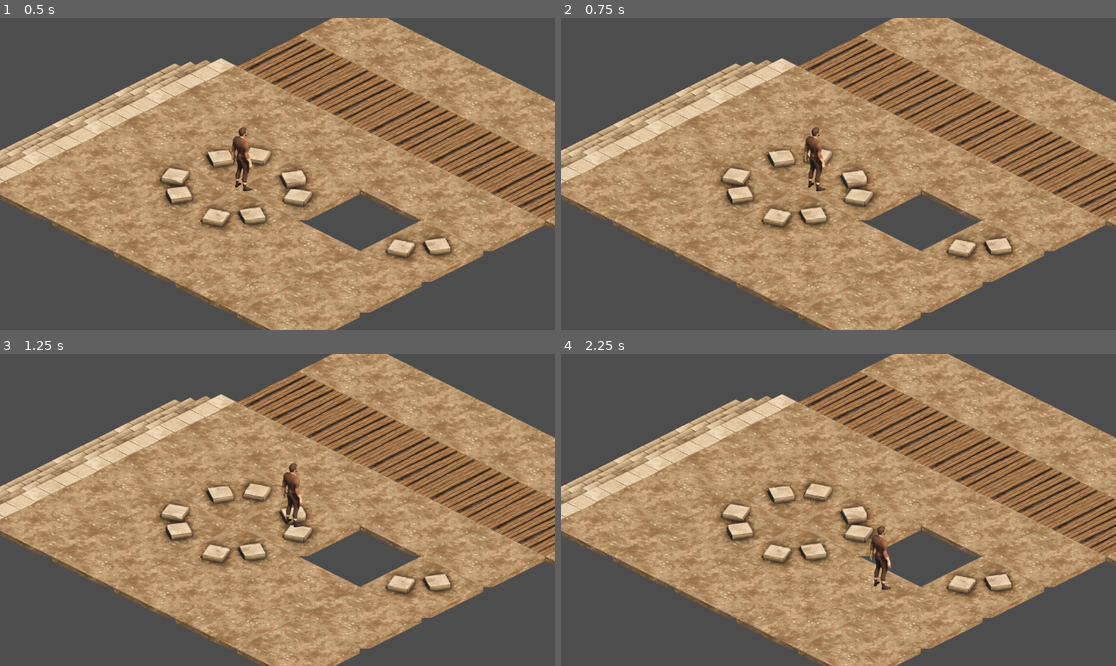
Above: before the commit, frames 1-4 (two rows, left to right).
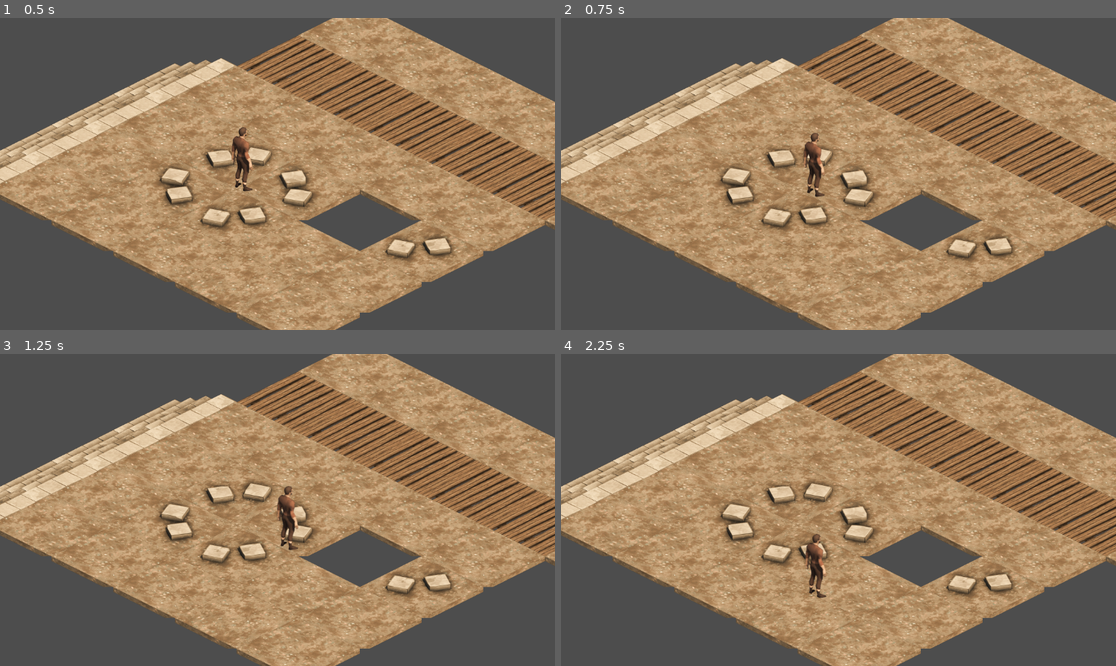
Above: after the commit, the same moments.

Repository: marcell-toing/LOOTERGAME-W
Game: Godot game, scene res://main.tscn
The game is run twice, just before and just after one commit, with the same random seed, the same clock (stepped at 60 frames per second) and the same inputs.
Inputs:
- Up to frame 1 (0.5 s): no input
- Up to frame 2 (0.75 s): tap Enter at 0.5 s; hold D (move_right) from 0.53 s (still down)
- Up to frame 3 (1.25 s): keep holding D (move_right)
- Up to frame 4 (2.25 s): release D (move_right) at 1.28 s; hold S (move_down) 1.28-2.03 s; hold D (move_right) from 2.03 s (still down)

Frame 1 is identical in both runs. In frame 2, 0.4% of the frame differs, in the area x 43-48%, y 34-58%; in frame 3, 0.7%; in frame 4, 0.9%, in the area x 44-60%, y 55-79%.

Commit message:
Made movement isometric

Diff:
--- a/CURRENT-META/Player/Player_0.gd
+++ b/CURRENT-META/Player/Player_0.gd
@@ -10,28 +10,23 @@
 
 
 var curent_animation = "idle" # TBD implement animations
-var axis = Vector2.ZERO
+var direction = Vector2.ZERO
+
 
 func _physics_process(delta):
 	move(delta)
 
-#tbd should we wrap Input with int()?
-func get_input_axis():
-	axis.x = Input.get_action_strength("move_right") - Input.get_action_strength("move_left")
-	axis.y = Input.get_action_strength("move_down") - Input.get_action_strength("move_up")
-	return axis.normalized()
 
 
-func move(delta):
-	axis = get_input_axis()
 
-	if axis == Vector2.ZERO:
-		apply_friction(FRICTION * delta)
 
-	else:
-		apply_movement(axis * ACCELERATION * delta)
+func cartesian_to_isometric(vector):
+	return Vector2(vector.x - vector.y, (vector.x + vector.y) / 2)
 
-	move_and_slide()
+func get_input_direction(): #tbd should we wrap Input with int()?
+	direction.x = Input.get_action_strength("move_right") - Input.get_action_strength("move_left")
+	direction.y = Input.get_action_strength("move_down") - Input.get_action_strength("move_up")
+	return direction.normalized()
 
 
 func apply_friction(amount):
@@ -44,3 +39,18 @@
 func apply_movement(accel):
 	velocity += accel
 	velocity = velocity.limit_length(MAX_SPEED)
+
+
+func move(delta):
+	direction = get_input_direction()
+
+	if direction == Vector2.ZERO:
+		var motion = FRICTION * delta
+		apply_friction(motion)
+
+	else:
+		var motion = direction * ACCELERATION * delta
+		var iso_motion = cartesian_to_isometric(motion)
+		apply_movement(iso_motion)
+
+	move_and_slide()
